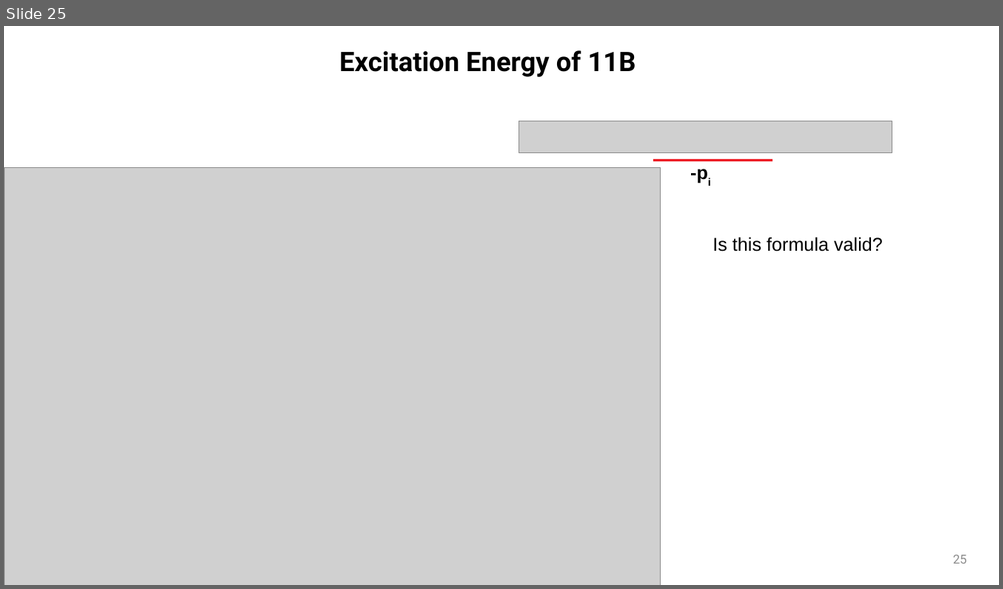
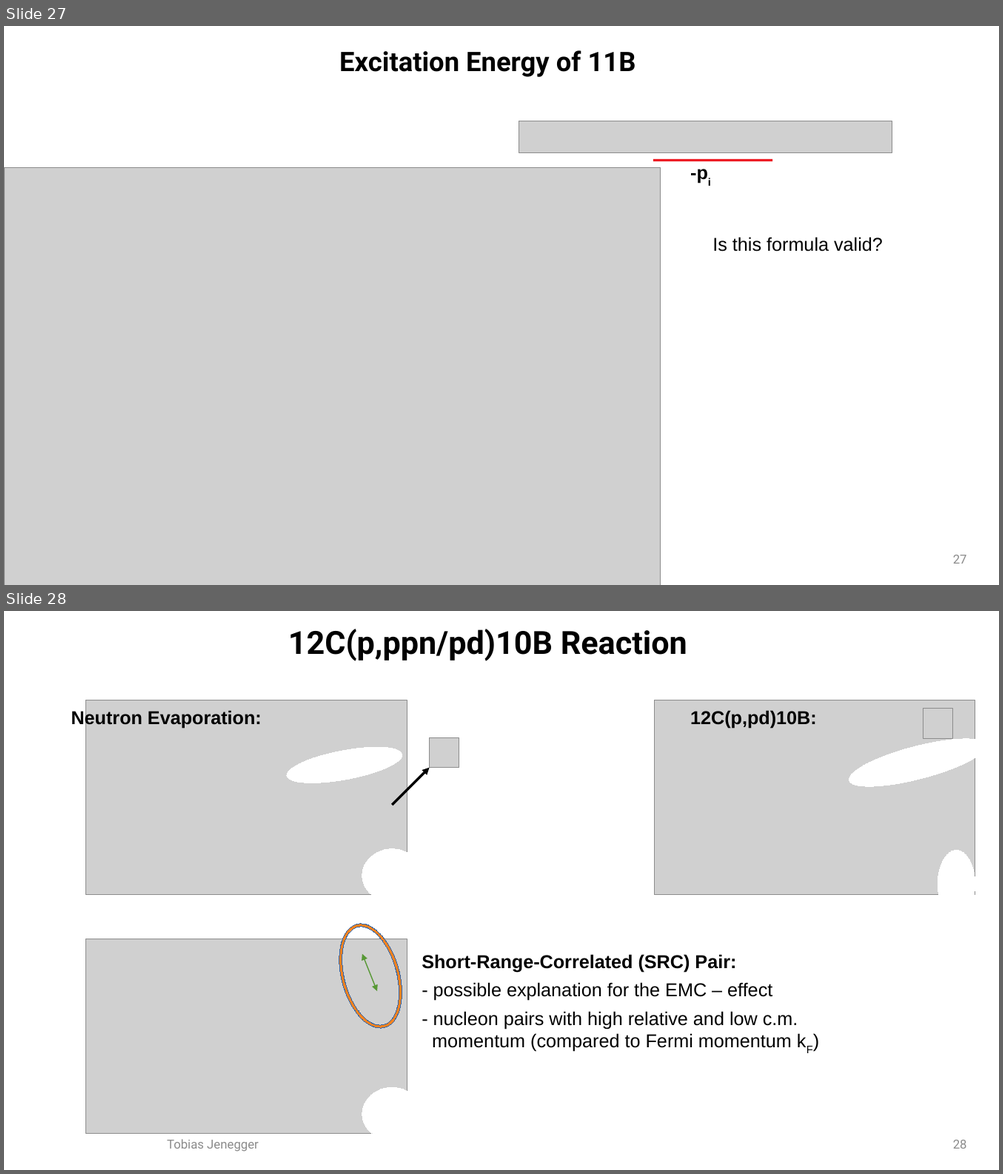
Before and after one commit to jenegger/2021_psi_pres, a slide deck: analysis.odp. Shown one above the other, each under a label of ours: slide 25 before the commit, slides 27 and 28 after it. The pictures are 1003x589 and 1003x1174 pixels, drawn with LibreOffice and Linux fonts; fonts in the diff are those of the drawing; grey boxes stand for pictures; background and template pictures are left out. Boxes give left, top, right and bottom in pixels: in the first picture for what was removed or moved away, otherwise in the second. Text is boxed around its words. In the diff, an @@ line names an element or a change of style, - is before the commit and + after.

```diff
--- a/analysis.odp
+++ b/analysis.odp
@@ slide 28 added at (4, 611, 999, 1170), background #FFFFFF @@
@@ title added at (288, 629, 687, 661), 30.8 pt, text #000000, bold @@
+12C(p,ppn/pd)10B Reaction
@@ text added at (71, 709, 262, 728), 18 pt, text #000000, bold @@
+Neutron Evaporation:
@@ picture added at (86, 701, 407, 895) @@
@@ text added at (690, 710, 817, 728), 18 pt, text #000000, bold @@
+12C(p,pd)10B:
@@ ellipse added at (284, 740, 405, 790), fill #FFFFFF, outline #FFFFFF 0 pt @@
@@ picture added at (430, 738, 459, 768) @@
@@ group added at (654, 701, 989, 917): 2 pictures, 2 ellipses @@
@@ arrow added from (392, 805) to (430, 768), #000000 2.3 pt @@
@@ ellipse added at (362, 849, 422, 902), fill #FFFFFF, outline #FFFFFF 0 pt @@
@@ donut added at (328, 917, 412, 1036), fill #F58220, outline #3465A4 0 pt @@
@@ picture added at (86, 940, 407, 1134) @@
@@ double arrow added from (362, 954) to (377, 991), #579835 0.99 pt @@
@@ text added at (421, 954, 798, 1052), 18 pt, text #000000 @@
+Short-Range-Correlated (SRC) Pair:
+- possible explanation for the EMC – effect
+- nucleon pairs with high relative and low c.m. momentum (compared to Fermi momentum kF)
@@ ellipse added at (362, 1088, 422, 1141), fill #FFFFFF, outline #FFFFFF 0 pt @@
@@ text added at (167, 1139, 259, 1152), 12 pt, text #8B8B8B @@
+Tobias Jenegger
@@ page number added at (953, 1140, 967, 1149), 12 pt, text #8B8B8B @@
+28
@@ what was slide 25 is now slide 27 @@
@@ page number at (953, 555, 967, 564): text changed @@
-25
+27
```
Also in this commit, not shown: 4 slides changed, 3 other slides added, 2 slides removed, 3 other files.
